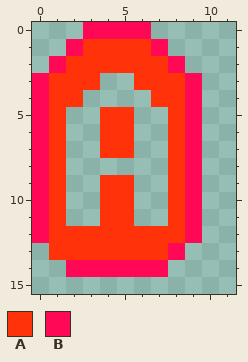
Pixel-art file: pixel-art/ammo.aseprite. Above, as it was before the edit.
25x25 pixels, 1 frame. Shown: x 0..11, y 0..15. The old version is drawn lined up with the new one.
Palette (. is transparent): A #ff3209  B #ff0957
Pixels before, first column x 0:
 0 ...BBBB...
 1 ..BAAAAB..
 2 .BAAAAAAB.
 3 BAAA..AAAB
 4 BAA....AAB
 5 BA..AA..AB
 6 BA..AA..AB
 7 BA..AA..AB
 8 BA......AB
 9 BA..AA..AB
10 BA..AA..AB
11 BA..AA..AB
12 BAAAAAAAAB
13 .AAAAAAAB.
14 ..BBBBBB..
And afterwards:
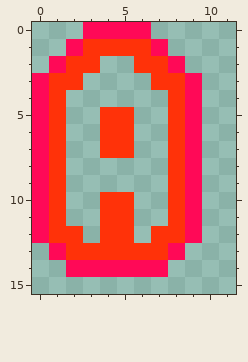
Diff:
whole drawing moved by -7,-10 (the old picture is shown already moved)
y 2: x 4..5 AA -> ..
y 3: x 3 A -> .; x 6 A -> .
y 4: x 2 A -> .; x 7 A -> .
y 9: x 4..5 AA -> ..
y 12: x 3 A -> .; x 6 A -> .
y 13: x 1 A -> B
Boxes around the changes in both pictures, in picture pixels (x1, y1, x2, y2):
erased: (66, 56, 168, 107)
changed: (49, 175, 151, 260)
